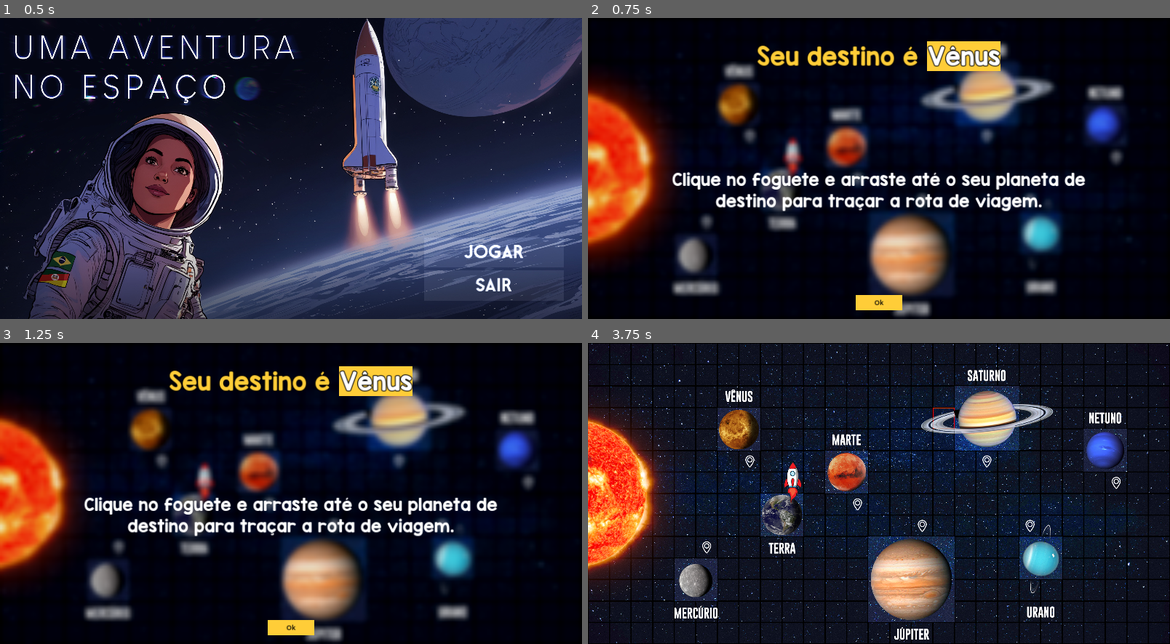
Above: before the commit, frames 1-4 (two rows, left to right).
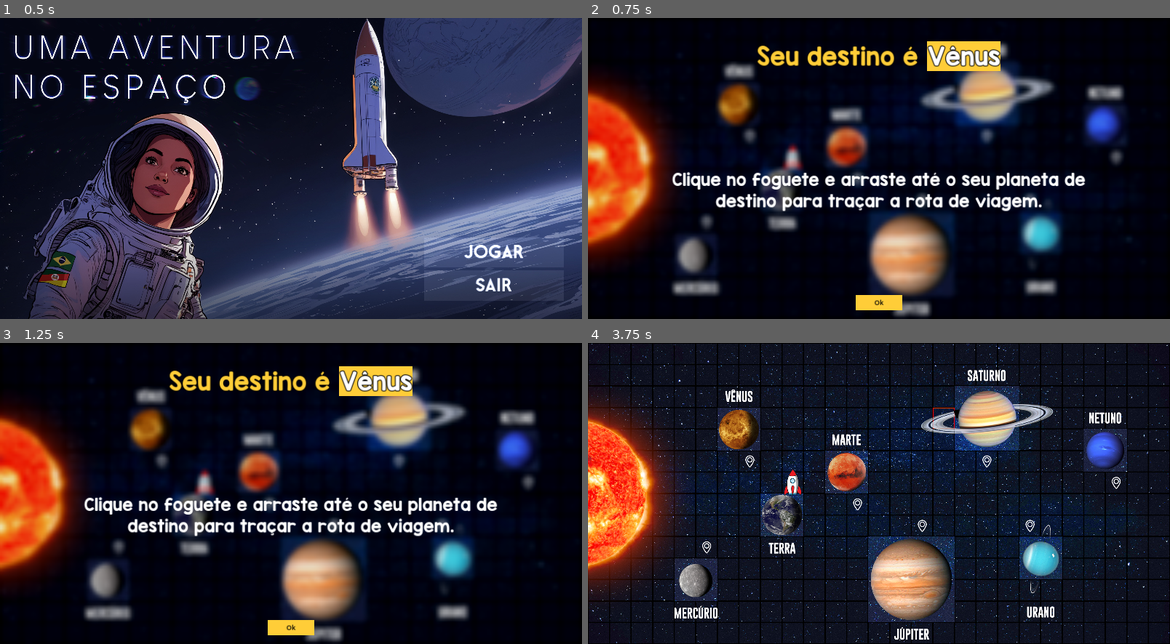
Above: after the commit, the same moments.

Repository: Equiel-1703/jogo-ExpPC
Game: Godot game, scene res://scenes/main_screen.tscn
Same seed, same stepped clock (60 frames per second), same inputs: the game is played once before the commit and once after it.
Inputs (mouse positions are in pixels of both pictures, inside the frame that each line leads up to):
- Up to frame 1 (0.5 s): no input
- Up to frame 2 (0.75 s): click "Jogar" at 0.5 s
- Up to frame 3 (1.25 s): no input
- Up to frame 4 (3.75 s): click "Ok" at 1.25 s; move the mouse to (1007, 478) at 2.02 s; press the mouse at (1007, 478) at 2.03 s; hold Right (ui_right) 2.03-2.78 s; move the mouse to (762, 508) at 2.77 s; release the mouse at (762, 508) at 2.78 s; click (762, 508) at 2.85 s; move the mouse to (937, 427) at 3.52 s; press the mouse at (937, 427) at 3.53 s; hold Right (ui_right) from 3.53 s (still down)

Frame 1 is identical in both runs. In frame 2, 0.3% of the frame differs, in the area x 33-37%, y 39-53%; in frame 3, 0.3%; in frame 4, 3.0%, in the area x 0-37%, y 20-83%.

Commit message:
Improved visuals

Diff:
--- a/scenes/level_1/level_1.tscn
+++ b/scenes/level_1/level_1.tscn
@@ -9,9 +9,10 @@
 [ext_resource type="Texture2D" uid="uid://bmjnhcqpa4h1g" path="res://res/MAPA_JOGO_OV.png" id="6_61beh"]
 [ext_resource type="Texture2D" uid="uid://dbryvpjdpfce5" path="res://res/SUN_SHINE.png" id="7_ftnky"]
 [ext_resource type="Texture2D" uid="uid://yx5t6di3guma" path="res://res/SUN.png" id="8_hurj4"]
-[ext_resource type="Texture2D" uid="uid://dftpo1aex8ah0" path="res://res/Rocket_70x170.png" id="9_awt4r"]
-[ext_resource type="Script" path="res://scripts/level_1/rocket.gd" id="10_7ethw"]
+[ext_resource type="Shader" path="res://shaders/fire_heat.gdshader" id="10_xca78"]
+[ext_resource type="Texture2D" uid="uid://bmptqxie7ni4c" path="res://res/Flame.png" id="11_qc580"]
 [ext_resource type="PackedScene" uid="uid://diik6iqcg1u36" path="res://scenes/level_1/win_scene.tscn" id="12_68fdk"]
+[ext_resource type="PackedScene" uid="uid://di4d6nr6gxb8t" path="res://scenes/level_1/rocket.tscn" id="12_lbtbs"]
 [ext_resource type="PackedScene" uid="uid://c0onqu281fee5" path="res://scenes/level_1/criar_path_num.tscn" id="12_o06rq"]
 [ext_resource type="PackedScene" uid="uid://c3pvrpj2n21cd" path="res://scenes/level_1/next_phase_scene.tscn" id="12_re1tg"]
 [ext_resource type="PackedScene" uid="uid://btif7hfb7i3rc" path="res://scenes/level_1/lose_scene.tscn" id="13_2cdh5"]
@@ -38,6 +39,37 @@
 sources/1 = SubResource("TileSetAtlasSource_s07oj")
 sources/3 = SubResource("TileSetAtlasSource_exlpe")
 
+[sub_resource type="ShaderMaterial" id="ShaderMaterial_vkoee"]
+shader = ExtResource("10_xca78")
+shader_parameter/force = 0.26
+shader_parameter/scale = 0.01
+shader_parameter/debug = false
+
+[sub_resource type="Curve" id="Curve_mnmal"]
+_data = [Vector2(0, 0), 0.0, 0.0, 0, 0, Vector2(0.509881, 1), 0.0, 0.0, 0, 0, Vector2(1, 0), 0.0, 0.0, 0, 0]
+point_count = 3
+
+[sub_resource type="CurveTexture" id="CurveTexture_cbof3"]
+curve = SubResource("Curve_mnmal")
+
+[sub_resource type="ParticleProcessMaterial" id="ParticleProcessMaterial_nmlo5"]
+lifetime_randomness = 0.17
+particle_flag_rotate_y = true
+particle_flag_disable_z = true
+emission_shape_scale = Vector3(1, 2, 1)
+emission_shape = 2
+emission_sphere_radius = 97.83
+angle_min = -30.9
+angle_max = 216.0
+direction = Vector3(0, -1, 0)
+spread = 32.144
+initial_velocity_min = 50.0
+initial_velocity_max = 70.0
+gravity = Vector3(0, 0, 0)
+scale_min = 0.3
+scale_max = 0.5
+alpha_curve = SubResource("CurveTexture_cbof3")
+
 [sub_resource type="Animation" id="Animation_useid"]
 length = 0.001
 tracks/0/type = "value"
@@ -55,7 +87,7 @@
 
 [sub_resource type="Animation" id="Animation_fkius"]
 resource_name = "sun_shine"
-length = 2.0
+length = 3.0
 loop_mode = 1
 tracks/0/type = "value"
 tracks/0/imported = false
@@ -64,7 +96,7 @@
 tracks/0/interp = 2
 tracks/0/loop_wrap = true
 tracks/0/keys = {
-"times": PackedFloat32Array(0, 1, 2),
+"times": PackedFloat32Array(0, 1.5, 3),
 "transitions": PackedFloat32Array(1, 1.68179, 1),
 "update": 0,
 "values": [Color(1, 1, 1, 1), Color(1, 1, 1, 0.454902), Color(1, 1, 1, 1)]
@@ -104,6 +136,15 @@
 texture = ExtResource("8_hurj4")
 centered = false
 
+[node name="SunDistort" type="GPUParticles2D" parent="."]
+material = SubResource("ShaderMaterial_vkoee")
+position = Vector2(45, 524)
+amount = 50
+process_material = SubResource("ParticleProcessMaterial_nmlo5")
+texture = ExtResource("11_qc580")
+lifetime = 2.0
+trail_lifetime = 1.83
+
 [node name="PathLine" type="Line2D" parent="."]
 unique_name_in_owner = true
 default_color = Color(1, 0, 0, 1)
@@ -111,12 +152,8 @@
 begin_cap_mode = 1
 end_cap_mode = 2
 
-[node name="Rocket" type="Sprite2D" parent="."]
+[node name="Rocket" parent="." instance=ExtResource("12_lbtbs")]
 unique_name_in_owner = true
-visible = false
-scale = Vector2(0.8, 0.8)
-texture = ExtResource("9_awt4r")
-script = ExtResource("10_7ethw")
 
 [node name="AnimationPlayer" type="AnimationPlayer" parent="."]
 libraries = {
--- /dev/null
+++ b/scenes/level_1/rocket.tscn
@@ -0,0 +1,53 @@
+[gd_scene load_steps=10 format=3 uid="uid://di4d6nr6gxb8t"]
+
+[ext_resource type="Texture2D" uid="uid://dspio5wt6h05w" path="res://res/Rocket_70x111.png" id="1_gqm3p"]
+[ext_resource type="Texture2D" uid="uid://bmptqxie7ni4c" path="res://res/Flame.png" id="2_lhhot"]
+[ext_resource type="Script" path="res://scripts/level_1/rocket.gd" id="2_n3w3j"]
+
+[sub_resource type="CanvasItemMaterial" id="CanvasItemMaterial_np1eb"]
+blend_mode = 1
+
+[sub_resource type="Gradient" id="Gradient_7dy8i"]
+offsets = PackedFloat32Array(0, 0.146667)
+colors = PackedColorArray(1, 0.815686, 0, 1, 0.711088, 0.264008, 0, 1)
+
+[sub_resource type="GradientTexture1D" id="GradientTexture1D_lh740"]
+gradient = SubResource("Gradient_7dy8i")
+width = 100
+
+[sub_resource type="Curve" id="Curve_7fvol"]
+_data = [Vector2(0.173913, 0.538016), 0.0, 0.0, 0, 0, Vector2(0.328063, 0), 0.0, 0.0, 0, 0]
+point_count = 2
+
+[sub_resource type="CurveTexture" id="CurveTexture_sl0ii"]
+curve = SubResource("Curve_7fvol")
+
+[sub_resource type="ParticleProcessMaterial" id="ParticleProcessMaterial_1oong"]
+lifetime_randomness = 0.28
+particle_flag_disable_z = true
+angle_max = 282.3
+direction = Vector3(0, 1, 0)
+spread = 6.429
+flatness = 0.589
+initial_velocity_min = 257.15
+initial_velocity_max = 264.29
+gravity = Vector3(0, 0, 0)
+scale_min = 0.5
+scale_max = 0.5
+scale_curve = SubResource("CurveTexture_sl0ii")
+color_ramp = SubResource("GradientTexture1D_lh740")
+
+[node name="Rocket" type="Node2D"]
+script = ExtResource("2_n3w3j")
+
+[node name="Propulsion" type="GPUParticles2D" parent="."]
+material = SubResource("CanvasItemMaterial_np1eb")
+position = Vector2(0, 45)
+scale = Vector2(0.8, 0.8)
+amount = 70
+process_material = SubResource("ParticleProcessMaterial_1oong")
+texture = ExtResource("2_lhhot")
+
+[node name="RocketSpr" type="Sprite2D" parent="."]
+scale = Vector2(0.8, 0.8)
+texture = ExtResource("1_gqm3p")
--- a/scenes/level_3/criar_path.tscn
+++ b/scenes/level_3/criar_path.tscn
@@ -63,7 +63,7 @@
 
 [node name="PathButtons" type="HFlowContainer" parent="CenterContainer"]
 unique_name_in_owner = true
-custom_minimum_size = Vector2(1800, 0)
+custom_minimum_size = Vector2(1500, 0)
 layout_mode = 2
 theme_override_constants/h_separation = 10
 theme_override_constants/v_separation = 10
--- a/scripts/level_1/rocket.gd
+++ b/scripts/level_1/rocket.gd
@@ -1,4 +1,4 @@
-extends Sprite2D
+extends Node2D
 
 signal move_completed(final_position: Vector2)
 
@@ -8,55 +8,62 @@
 var _commands_to_process: Array
 var _execute_flag: bool
 
+@onready var _propulsion = $Propulsion
+
 func _ready():
-	self.visible = false
 	_execute_flag = false
+	_propulsion.emitting = false
 
 func set_start_position(start_pos: Vector2) -> void:
 	self.position = start_pos
-	self.visible = true
 
-var destination_pos: Vector2
-var t: float = 0.0
+var _destination_pos: Vector2
+var _t: float = 0.0
 
 func execute_move_commands(commands: Array) -> void:
+	# Store the commands to process
 	_commands_to_process = commands
+	# Turn on the propulsion effect
+	_propulsion.emitting = true
+	# Execute the first command
 	_execute_next_command()
 
 func _execute_next_command() -> void:
 	if _commands_to_process.size() > 0:
 		var command = _commands_to_process.pop_front()
-		destination_pos = self.position
+		_destination_pos = self.position
 
 		match command:
 				PathProcessor.MOVES.UP:
-					destination_pos += Vector2(0, -_tile_size)
+					_destination_pos += Vector2(0, -_tile_size)
 					self.rotation_degrees = 0
 				PathProcessor.MOVES.DOWN:
-					destination_pos += Vector2(0, _tile_size)
+					_destination_pos += Vector2(0, _tile_size)
 					self.rotation_degrees = 180
 				PathProcessor.MOVES.LEFT:
-					destination_pos += Vector2( - _tile_size, 0)
+					_destination_pos += Vector2( - _tile_size, 0)
 					self.rotation_degrees = 270
 				PathProcessor.MOVES.RIGHT:
-					destination_pos += Vector2(_tile_size, 0)
+					_destination_pos += Vector2(_tile_size, 0)
 					self.rotation_degrees = 90
 
-		t = 0.0
+		_t = 0.0
 		_execute_flag = true
 
 	else:
+		# Turn off the propulsion effect
+		_propulsion.emitting = false
 		# The last destination position is the final position of the rocket
-		move_completed.emit(destination_pos)
+		move_completed.emit(_destination_pos)
 
 func _physics_process(delta):
 	if _execute_flag:
-		if t < 0.5:
-			t += MOVE_SPEED * delta
+		if _t < 0.5:
+			_t += MOVE_SPEED * delta
 
-			self.position = self.position.lerp(destination_pos, t)
+			self.position = self.position.lerp(_destination_pos, _t)
 			# Used for debug purposes only
-			# print(t)
+			# print(_t)
 			# print(self.position)
 		else:
 			_execute_flag = false
--- /dev/null
+++ b/shaders/fire_heat.gdshader
@@ -0,0 +1,16 @@
+shader_type canvas_item;
+render_mode unshaded;
+
+uniform sampler2D SCREEN_TEXTURE : hint_screen_texture, filter_linear_mipmap;
+
+uniform float force = 0.26;
+uniform float scale = 0.01;
+uniform bool debug = false;
+
+void fragment() {
+	if (!debug) {
+		float mask = texture(TEXTURE, UV).a;
+		vec2 disp = normalize(UV) * force * mask * scale;
+		COLOR = texture(SCREEN_TEXTURE, SCREEN_UV + disp);
+	}
+}
Binary file added: res/Flame.png
Not shown, added: res/Flame.png.import
Binary file added: res/Rocket_70x111.png
Not shown, added: res/Rocket_70x111.png.import
Binary file removed: res/Rocket_70x170.png
Not shown: 1 places in scenes/level_1/level_1.tscn that only renumber resources
